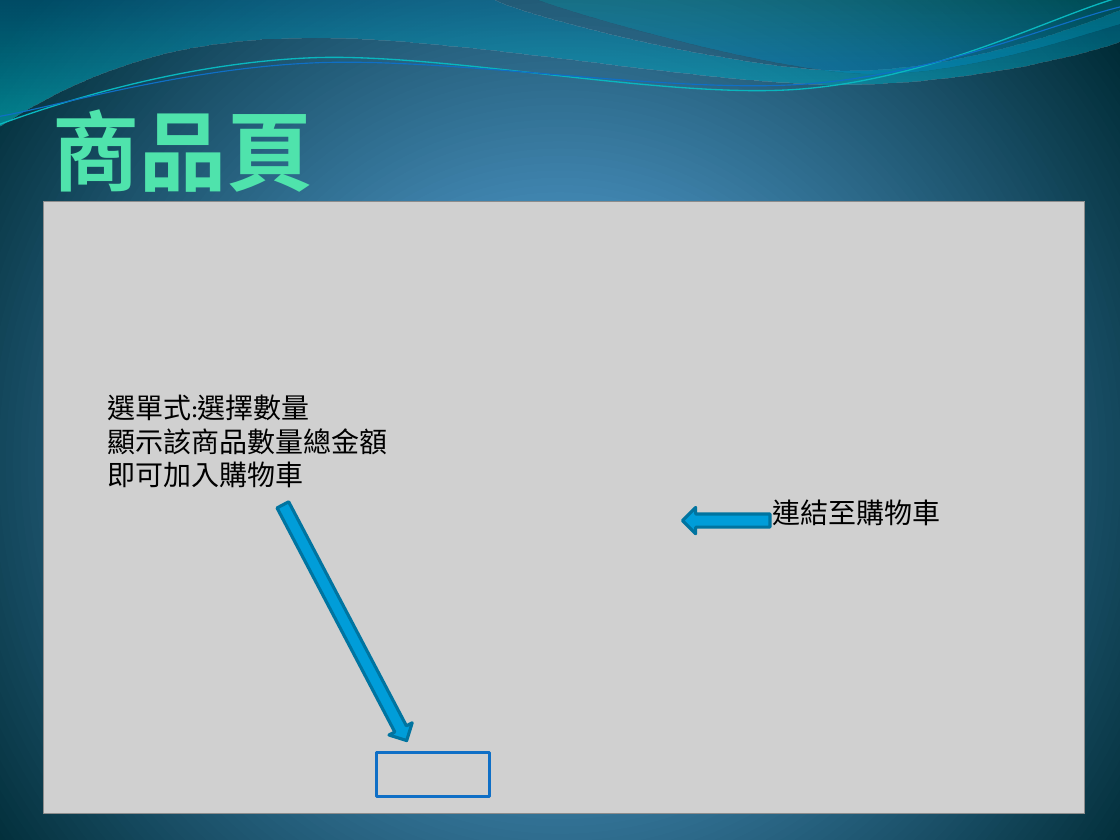
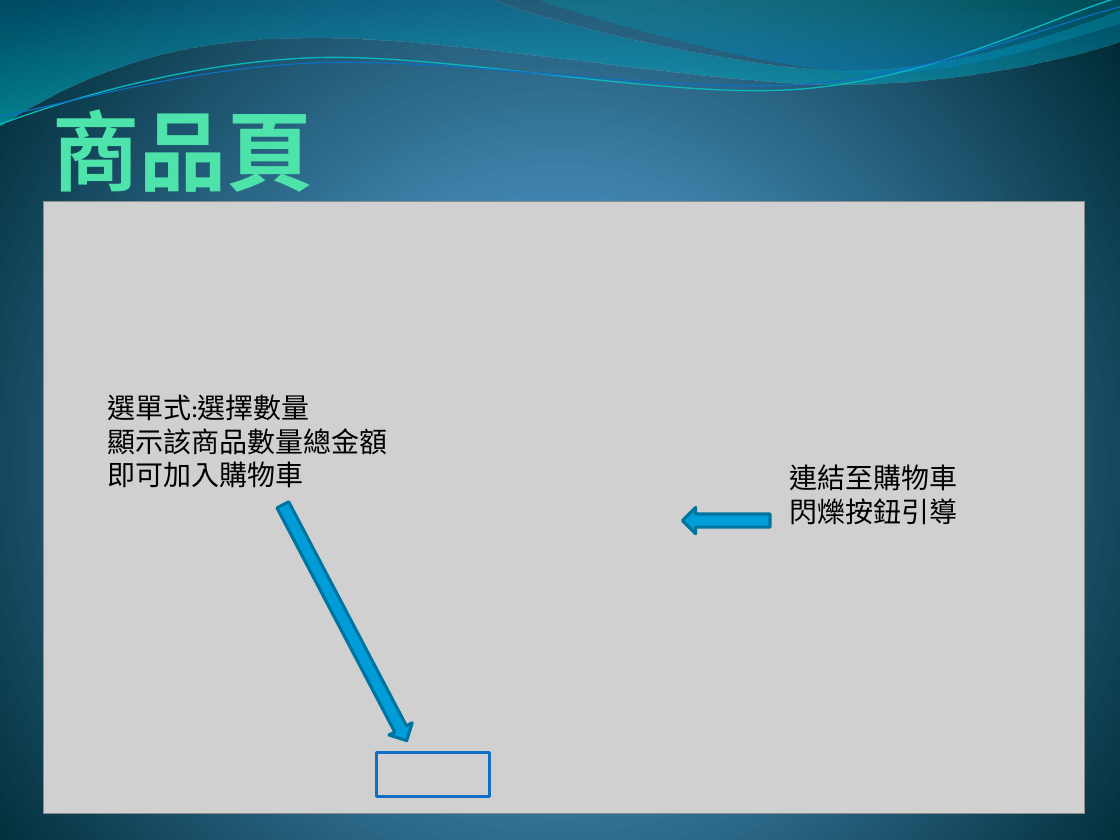
Before and after one commit to Youngdi/shopcar, a slide deck: slide 7 of 海鮮訂購網站.pptx. Drawn at 1120x840 pixels with LibreOffice and Linux fonts; fonts in the diff are those of the drawing; grey boxes stand for pictures. Boxes give left, top, right and bottom in pixels: in the first picture for what was removed or moved away, otherwise in the second. Text is boxed around its words. In the diff, an @@ line names an element or a change of style, - is before the commit and + after.

```diff
--- a/海鮮訂購網站.pptx
+++ b/海鮮訂購網站.pptx
@@ text "連結至購物車": place and size @@
-text "連結至購物車" at (772,499,940,526)
+text "連結至購物車" at (790,464,958,525)
@@ text at (790,498,958,525): paragraph added @@
+閃爍按鈕引導
```
Also in this commit, not shown: 1 other slide changed.
